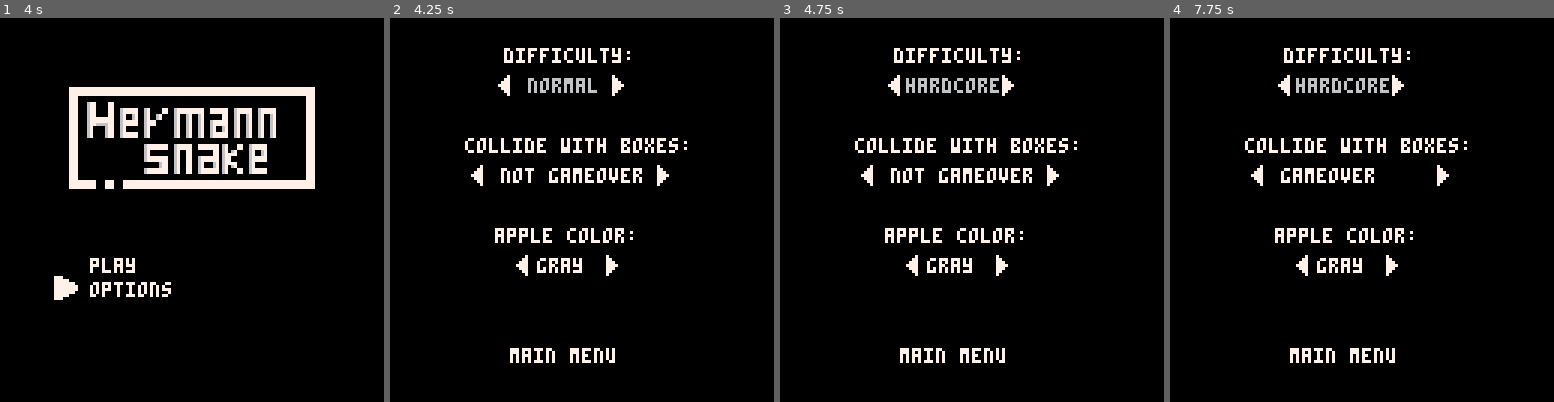
Above: before the commit, frames 1-4 (left to right).
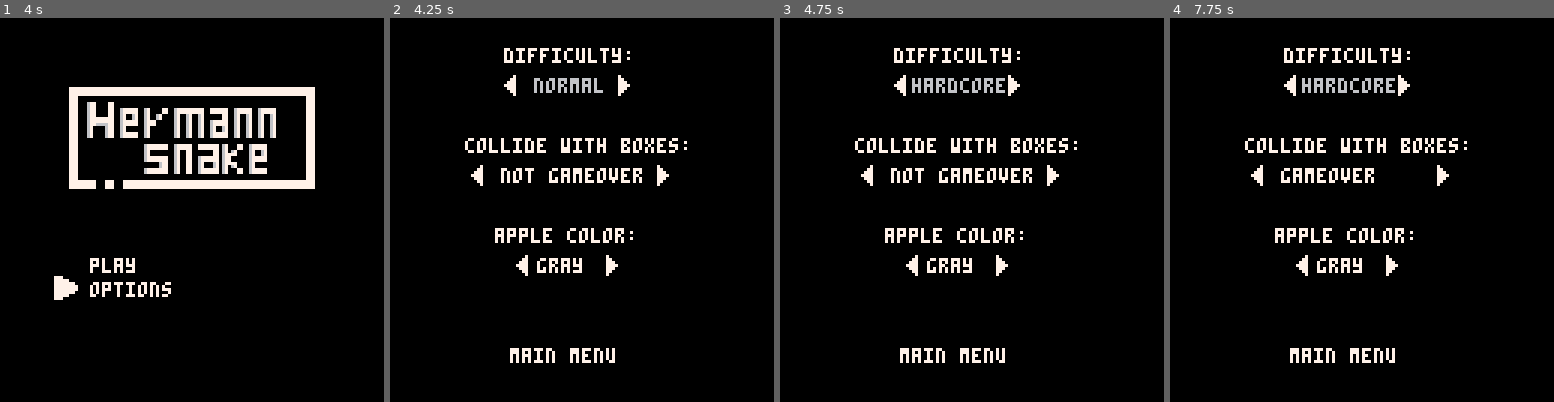
Above: after the commit, the same moments.

Repository: chiarabia/Hermann-Snake
Game: PICO-8 cartridge snake.p8
Same seed, same stepped clock (60 frames per second), same inputs: the game is played once before the commit and once after it.
Inputs:
- Up to frame 1 (4 s): tap X (X key) at 0.33, 1.07, 1.85, 2.97 s; hold Right 1.6-2.1 s; hold Up 2.15-2.42 s; hold Right 2.47-3.03 s; hold Left 3.08-3.58 s; hold Down 3.63-3.97 s
- Up to frame 2 (4.25 s): hold Right from 4.02 s (still down); tap X (X key) at 4.08 s
- Up to frame 3 (4.75 s): release Right at 4.68 s; hold Up from 4.73 s (still down)
- Up to frame 4 (7.75 s): release Up at 5.03 s; hold Left 5.08-5.68 s; tap X (X key) at 5.2, 6.32, 7.43 s; hold Down 5.73-6.03 s; hold Right 6.08-6.58 s; hold Right 6.63-7.13 s; hold Up 7.18-7.45 s; hold Right from 7.5 s (still down)

Frame 1 is identical in both runs. In frame 2, 0.5% of the frame differs, in the area x 28-63%, y 14-21%; in frame 3, 0.6%; in frame 4, 0.6%.

Commit message:
fixed out of memory
collision still needs fixing

Diff:
--- a/draw.lua
+++ b/draw.lua
@@ -12,44 +12,19 @@
     rectfill(0,0,127,10*grid_size,0)
 
     --setta i dettagli per i blocchi
-	if(grid_size == 1) then
-	 	pix_x = 5
-	    pix_y = 15
-        base_y= 15
-        last_y = 9
-	    max_x = 11
-	    max_y = 10
-	end
-	if grid_size == 2 then
-	 	pix_x = 3
-	    pix_y = 13
-        base_y= 13
-        last_y= 18
-	    max_x = 5
-	    max_y = 4
-    end
+    rectfill(1,1,125,1,7)
+    rectfill(1,1,1,last_y_b,7)
+    rectfill(125,1,125,last_y_b,7)
+    rectfill(1,last_y_b,11,last_y_b,7)
+    rectfill(13,last_y_b,13,last_y_b,7)
+    rectfill(15,last_y_b,125,last_y_b,7)
 
-    rectfill(1,1,125,1,7)
-    rectfill(1,1,1,last_y,7)
-    rectfill(125,1,125,last_y,7)
-    rectfill(1,last_y,11,last_y,7)
-    rectfill(13,last_y,13,last_y,7)
-    rectfill(15,last_y,125,last_y,7)
+    print("score:",5,(last_y_b/2)-1,7)
+    score = #snake.body * 100
+    print(score,30,(last_y_b/2)-1,7)
 
-    print("score:",5,(last_y/2)-1,7)
-    score = #snake.body * 100
-    print(score,30,(last_y/2)-1,7)
-
-    blocks = {}
-    --draws i blocchi
-	for x=0,max_x do
-		for y=0,max_y do
-            add(blocks,block_spawn(pix_x,pix_y))
-            block.draw(block)
-            pix_y = pix_y + 10
-        end
-        pix_x = pix_x + 10
-        pix_y = base_y
+    for part in all(blocks) do
+        block.draw(part)
     end
 
 	snake.draw(snake)
@@ -72,10 +47,10 @@
 function draw_options()
 	cls()
     --spr(sprite,18,y)
-    spr(sprite,34,19,1,1,true)
-    spr(sprite,72,19)
+    spr(sprite,36,19,1,1,true)
+    spr(sprite,74,19)
 	print("difficulty: ",38,10,7)
-	print(difficulty, 42,20,color_difficulty)
+	print(difficulty, 44,20,color_difficulty)
 
     spr(sprite,25,49,1,1,true)
     spr(sprite,87,49)
--- a/init.lua
+++ b/init.lua
@@ -28,13 +28,38 @@
 end
 
 function init_game()
+	if(grid_size == 1) then
+		pix_x_b = 5
+		pix_y_b = 15
+		base_y_b= 15
+		last_y_b = 9
+		max_x_b = 11
+		max_y_b = 10
+   end
+   if grid_size == 2 then
+		pix_x_b = 3
+		pix_y_b = 13
+		base_y_b= 13
+		last_y_b= 18
+		max_x_b = 5
+		max_y_b = 4
+   end
     cant_turn_back_y = false
     cant_turn_back_x = false
     score = 0
 	apples={}
 	add(apples,apple_spawn())
 	snake = {}
-    add(snake,snake_spawn())
+	add(snake,snake_spawn())
+	blocks = {}
+	for x=0,max_x_b do
+		for y=0,max_y_b do
+            add(blocks,block_spawn(pix_x_b,pix_y_b))
+            pix_y_b = pix_y_b + 10
+        end
+        pix_x_b = pix_x_b + 10
+        pix_y_b = base_y_b
+    end
 
 	ticks = 0
 
--- a/tool.lua
+++ b/tool.lua
@@ -26,8 +26,8 @@
         dx = 1,
         dy = 0,
         draw = draw_snake,
-        update = update_snake
-        --check_for_collision = collision_snake
+        update = update_snake,
+        check_for_collision = collision_snake
     }
     return snake
 end
@@ -36,18 +36,18 @@
     block = {
         x = pix_x,
         y = pix_y,
-        --width = 8,
-        --height = 8,
+        width = 8,
+        height = 8,
         draw = draw_block
     }
     return block
 end
 
---[[ collision_snake = function(self,block)
+collision_snake = function(self,block)
     if (bounding_boxes_overlapping(self,block)) then
         init_gameover()
     end
-end ]]
+end
 
 draw_apple = function(self)
     rectfill(self.x*grid_size,self.y* grid_size,(self.x+2)*grid_size-1,(self.y+2)*grid_size-1,color_apple)
@@ -133,13 +133,6 @@
         end
     end
 
-    --[[ if(collision == true) then
-        local block
-        for block in all(blocks) do
-            snake:check_for_collision(block)
-    end ]]
-    --end
-
 end
 
 function gameover_animation()
@@ -149,7 +142,7 @@
         y = y+1
         circle.animation.elapsed = 0
     end
-    --return new_y
+
 end
 
 function update_timer()
@@ -157,7 +150,7 @@
     timer.last = time()
 end
 
---[[ function lines_overlapping(min1,max1,min2,max2)
+function lines_overlapping(min1,max1,min2,max2)
     return max1>min2 and max2>min1
 end
 
@@ -168,4 +161,4 @@
 
 function bounding_boxes_overlapping(obj1,obj2)
     return rects_overlapping(obj1.x*grid_size,obj1.y*grid_size,(obj1.x*grid_size),(obj1.y*grid_size),obj2.x*grid_size,obj2.y*grid_size,(obj2.x*grid_size)+obj2.width,(obj2.y*grid_size)+obj2.height)
-end ]]
+end
--- a/update.lua
+++ b/update.lua
@@ -38,6 +38,12 @@
     if ticks >= snake_vel then
         snake.update(snake)
         ticks = 0
+    end
+
+    if(collision == true) then
+        for part in all(blocks) do
+            snake.check_for_collision(snake,part)
+        end
     end
 
 end
